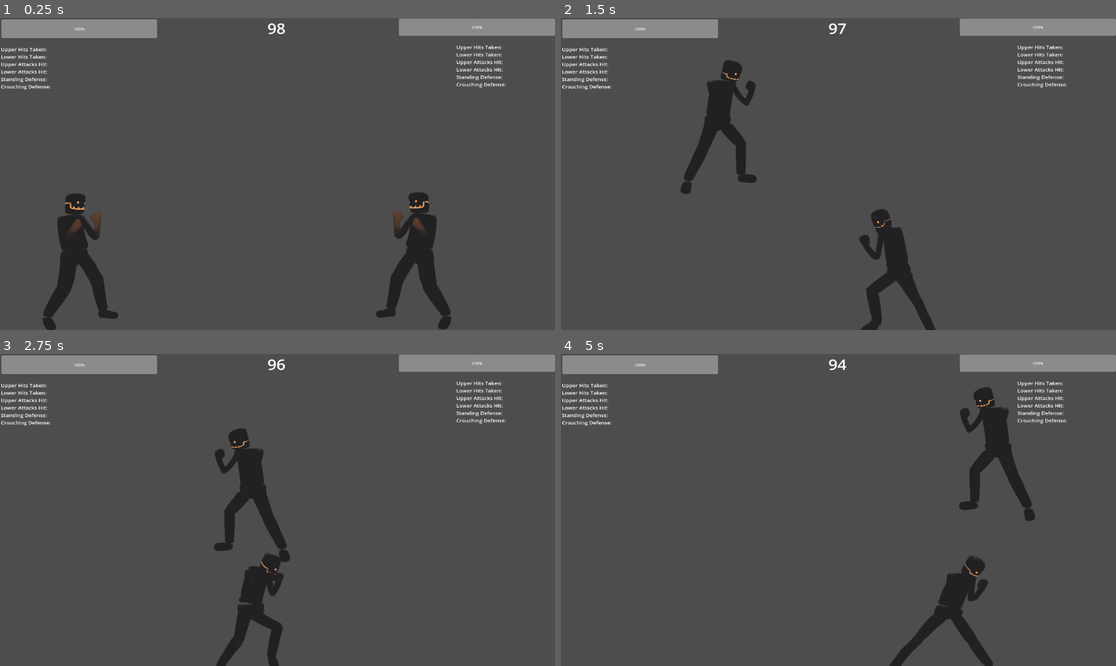
Above: before the commit, frames 1-4 (two rows, left to right).
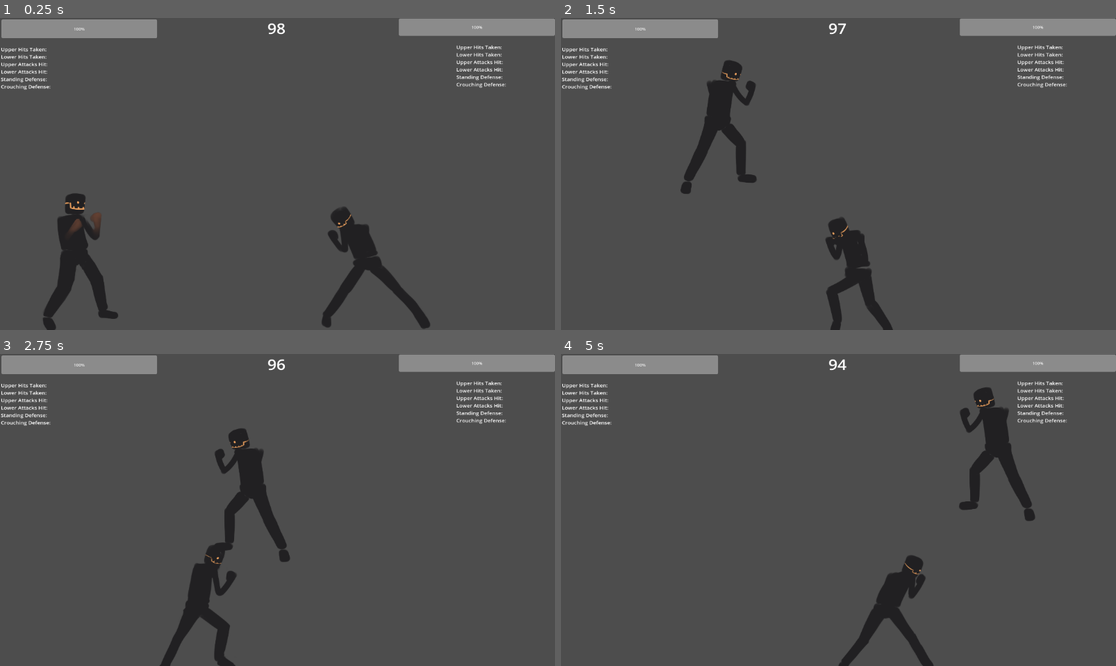
Above: after the commit, the same moments.

Repository: Cristopher-Artacho-WVSU/Neuro-Fighter
Game: Godot game, scene res://Levels/Simulationv2.0.tscn
Two runs of this game, one before a commit and one after it. Both use one fixed random seed, a clock stepped at 60 frames per second and the inputs below.
Inputs (mouse positions are in pixels of both pictures, inside the frame that each line leads up to):
- Up to frame 1 (0.25 s): no input
- Up to frame 2 (1.5 s): tap Enter (ui_accept) at 0.5 s; move the mouse to (960, 158) at 0.52 s; hold Down (crouch) 0.53-1.28 s; hold Right (move_right) from 0.53 s (still down); tap Up (jump) at 0.77, 1.07 s; tap C (kick) at 0.8, 1.35 s; move the mouse to (727, 189) at 1.27 s
- Up to frame 3 (2.75 s): tap Up (jump) at 1.52, 1.82, 2.3 s; tap X (punch) at 1.55 s; move the mouse to (333, 441) at 2.02 s; release Right (move_right) at 2.03 s; hold Left (move_left) from 2.03 s (still down); hold X (punch) from 2.03 s (still down)
- Up to frame 4 (5 s): move the mouse to (810, 572) at 2.77 s; release Left (move_left) at 2.78 s; release X (punch) at 2.78 s; hold Right (move_right) 2.78-4.28 s; tap Up (jump) at 2.85, 3.02, 3.32, 3.77, 4.07, 4.52, 4.82 s; tap Down (crouch) at 3.05 s; move the mouse to (1005, 556) at 3.52 s; hold Down (crouch) 3.53-4.28 s; tap C (kick) at 3.8, 4.35 s; move the mouse to (672, 463) at 4.27 s; hold Left (move_left) from 4.28 s (still down); tap X (punch) at 4.55 s

The runs differ from the first frame. In frame 1, 3.8% of the frame differs, in the area x 57-82%, y 55-100%; in frame 2, 3.1%; in frame 3, 3.4%; in frame 4, 3.4%.

Commit message:
reformat for DS character

Diff:
--- a/Scripts/Controllers/DSCharacter1/DSCharacter1_Controller.gd
+++ b/Scripts/Controllers/DSCharacter1/DSCharacter1_Controller.gd
@@ -166,6 +166,7 @@
 		if is_jumping:
 			is_jumping = false
 
+	DamagedSystem()
 	debug_states()
 	move_and_slide()
 
@@ -175,8 +176,8 @@
 	var distance = global_position.distance_to(enemy.global_position)
 	var matched_rules = []
 
-	for i in range(rules.size()):
-		var rule = rules[i]
+	for i in range(DSscript.size()):
+		var rule = DSscript[i]
 		var conditions = rule["conditions"]
 		var match_all = true
 
@@ -252,34 +253,34 @@
 		"idle":
 			velocity.x = 0
 			animation.play("idle")
-			_connect_animation_finished()
+			#_connect_animation_finished()
 		"light_punch":
 			animation.play("light_punch")
 			is_attacking = true
 			velocity.x = 0
 			velocity.y = 0
-			_connect_animation_finished()
+			#_connect_animation_finished()
 		"light_kick":
 			animation.play("light_kick")
 			is_attacking = true
 			velocity.x = 0
 			velocity.y = 0
-			_connect_animation_finished()
+			#_connect_animation_finished()
 		"standing_defense":
 			animation.play("standing_block")
 			is_defending = true
-			_connect_animation_finished()
+			#_connect_animation_finished()
 		"dash_forward":
 			var direction = 1 if enemy.global_position.x > global_position.x else -1
 			MovementSystem(direction)
 			animation.play("move_forward")
-			_connect_animation_finished()
+			#_connect_animation_finished()
 		"dash_backward":
 			var direction = -1 if enemy.global_position.x > global_position.x else 1
 			MovementSystem(direction)
 			animation.play("move_backward")
 			#print("dash_backward")
-			_connect_animation_finished()
+			#_connect_animation_finished()
 		"jump":
 			if is_on_floor():
 				velocity.y = -1200.0
@@ -289,32 +290,33 @@
 			animation.play("crouch")
 			velocity.x = 0
 			velocity.y = 0
-			_connect_animation_finished()
+			#_connect_animation_finished()
 		"crouch_lightKick":
 			animation.play("crouch_lightKick")
 			is_attacking = true
 			velocity.x = 0
 			velocity.y = 0
-			_connect_animation_finished()
+			#_connect_animation_finished()
 		"crouch_lightPunch":
 			animation.play("crouch_lightPunch")
 			is_attacking = true
 			velocity.x = 0
 			velocity.y = 0
-			_connect_animation_finished()
+			#_connect_animation_finished()
 		_:
 			print("Unknown action: %s" % str(action))
 	#print(action)
-	is_dashing = false
+	#is_dashing = false
+	_connect_animation_finished()
 
 func debug_states():
-	#print("is_dashing: ", is_dashing)
-	#print("is_jumping state: ", is_jumping)
-	#print("is_crouching: ", is_crouching)
-	#print("is_attacking state:", is_attacking)
-	#print("is_defending: ", is_defending)
-	#print("is_hurt state:", is_hurt)
-	#print("is_is_dashing: ", is_dashing)
+	print("is_dashing: ", is_dashing)
+	print("is_jumping state: ", is_jumping)
+	print("is_crouching: ", is_crouching)
+	print("is_attacking state:", is_attacking)
+	print("is_defending: ", is_defending)
+	print("is_hurt state:", is_hurt)
+	print("is_is_dashing: ", is_dashing)
 	pass
 
 func update_facing_direction():
@@ -410,6 +412,10 @@
 			is_jumping = false
 		"crouch":
 			is_crouching = false
+		"move_forward":
+			is_dashing = false
+		"move_backward":
+			is_dashing = false
 
 func generate_script():
 	# Reset counters for new evaluation period
@@ -634,6 +640,10 @@
 		if anim_name == "light_hurt" or anim_name == "heavy_hurt":
 			if get_parent().has_method("apply_damage_to_player1"):
 				get_parent().apply_damage_to_player2(10)
+	is_hurt = false
+	is_attacking = false
+	is_defending = false
+	is_dashing = false
 
 func updateDetails():
 	playerDetails.text = "Lower Attacks Taken: %d\nUpper Attacks Taken: %d\nLower Attacks Landed: %d\nUpper Attacks Landed: %d \nUpper Attacks Blocked: %d \nLower Attacks Landed: %d" % [
--- a/Scripts/Controllers/PlayerCharacter1/PlayerCharacter1_Controller.gd
+++ b/Scripts/Controllers/PlayerCharacter1/PlayerCharacter1_Controller.gd
@@ -177,6 +177,7 @@
 			velocity.x = 0
 
 func DamagedSystem(delta):
+	print("DamagedSystem is enabled")
 	if Input.is_action_pressed("move_right") or Input.is_action_pressed("move_left") \
 	or Input.is_action_pressed("jump") or Input.is_action_pressed("crouch") \
 	or Input.is_action_pressed("punch") or Input.is_action_pressed("kick"):
@@ -197,6 +198,7 @@
 
 func _on_hurtbox_upper_body_area_entered(area: Area2D):
 	if area.is_in_group("Player2_Hitboxes"):
+		print("Upper attack received")
 		if is_defending:
 			print("Player 1 blocked the attack (upper body)")
 			velocity.x = 0
@@ -210,6 +212,7 @@
 		_connect_hurt_animation_finished()
 
 func _on_hurtbox_lower_body_area_entered(area: Area2D):
+	print("Upper attack received")
 	if area.is_in_group("Player2_Hitboxes"):
 		if is_defending:
 			print("Player 1 blocked the attack (lower body)")
